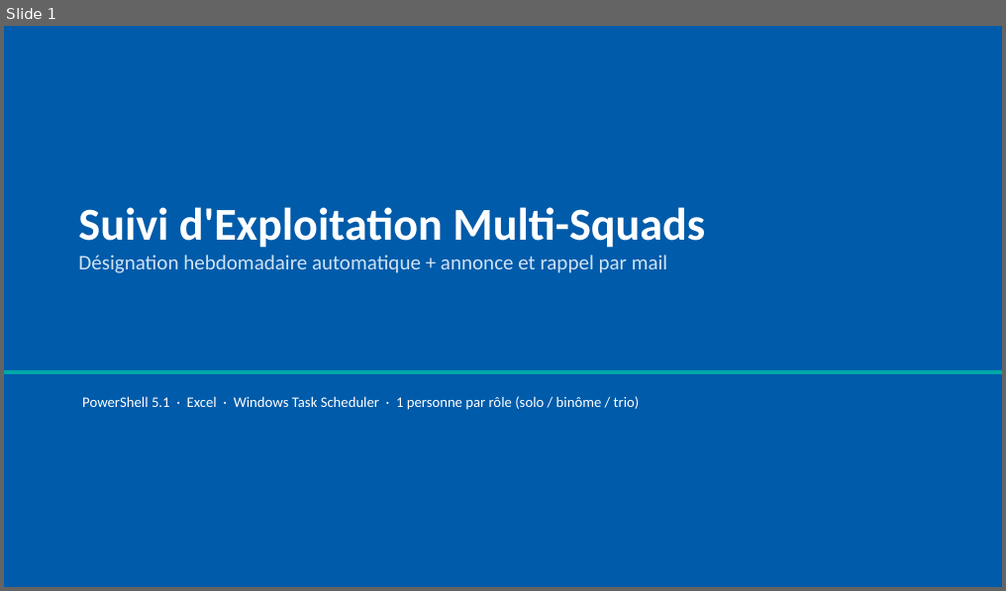
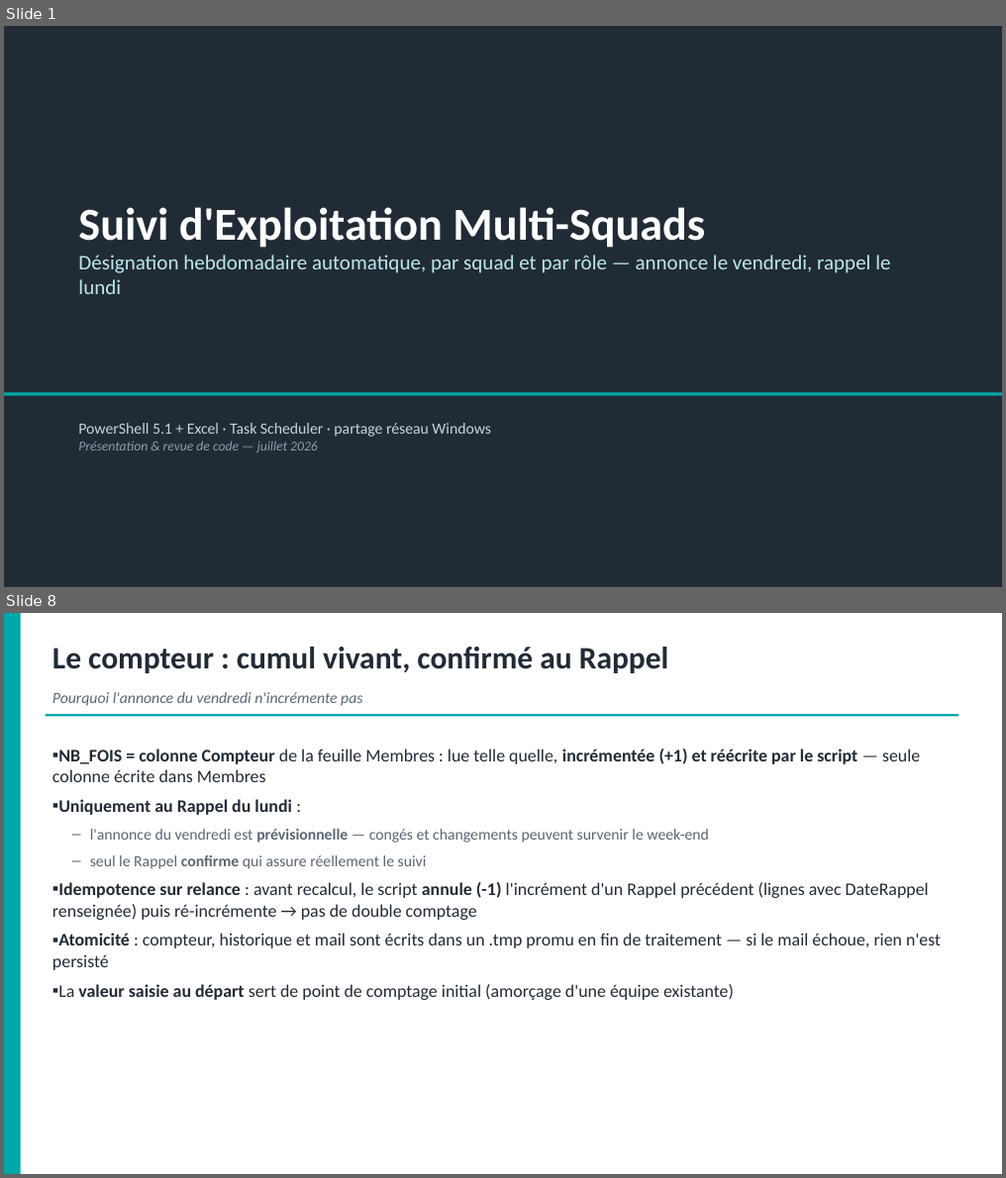
Before and after one commit to lucasyessad/mon_env, a slide deck: docs/Presentation-Suivi-Exploitation.pptx. Shown one above the other, each under a label of ours: slide 1 before the commit, slides 1 and 8 after it; the slides between them are not shown. The pictures are 1006x591 and 1006x1178 pixels, drawn with LibreOffice and Linux fonts; fonts in the diff are those of the drawing. Boxes give left, top, right and bottom in pixels: in the first picture for what was removed or moved away, otherwise in the second. Text is boxed around its words. In the diff, an @@ line names an element or a change of style, - is before the commit and + after.

```diff
--- a/docs/Presentation-Suivi-Exploitation.pptx
+++ b/docs/Presentation-Suivi-Exploitation.pptx
@@ slide 8 added at (x1=4, y1=613, x2=1002, y2=1174), background #FFFFFF @@
@@ rectangle added at (x1=4, y1=613, x2=21, y2=1174), fill #00A8A8 @@
@@ text added at (x1=53, y1=647, x2=669, y2=673), 30 pt, text #212B36, bold @@
+Le compteur : cumul vivant, confirmé au Rappel
@@ text added at (x1=53, y1=692, x2=362, y2=706), 15 pt, text #5A6672, italic @@
+Pourquoi l'annonce du vendredi n'incrémente pas
@@ rectangle added at (x1=46, y1=714, x2=958, y2=716), fill #00A8A8 @@
@@ text added at (x1=53, y1=749, x2=941, y2=1000), 17 pt, text #212B36 @@
+▪ NB_FOIS = colonne Compteur de la feuille Membres : lue telle quelle, incrémentée (+1) et réécrite par le script — seule colonne écrite dans Membres
+▪ Uniquement au Rappel du lundi :
+  – l'annonce du vendredi est prévisionnelle — congés et changements peuvent survenir le week-end
+  – seul le Rappel confirme qui assure réellement le suivi
+▪ Idempotence sur relance : avant recalcul, le script annule (-1) l'incrément d'un Rappel précédent (lignes avec DateRappel renseignée) puis ré-incrémente → pas de double comptage
+▪ Atomicité : compteur, historique et mail sont écrits dans un .tmp promu en fin de traitement — si le mail échoue, rien n'est persisté
+▪ La valeur saisie au départ sert de point de comptage initial (amorçage d'une équipe existante)
@@ slide 1 changed as well @@
@@ rectangle at (x1=4, y1=26, x2=1002, y2=587): fill #005BAA to #212B36 @@
@@ text at (x1=78, y1=255, x2=890, y2=294): text changed; text colour #CFE2F3 to #B9E8E8 @@
-Désignation hebdomadaire automatique + annonce et rappel par mail
+Désignation hebdomadaire automatique, par squad et par rôle — annonce le vendredi, rappel le lundi
@@ rectangle moved from (x1=4, y1=371, x2=1002, y2=374) to (x1=4, y1=393, x2=1002, y2=396) @@
@@ text at (x1=78, y1=423, x2=491, y2=453): text changed; size 14 to 15 pt; text colour #FFFFFF to #C9D3DC @@
-PowerShell 5.1 · Excel · Windows Task Scheduler · 1 personne par rôle (solo / binôme / trio)
+PowerShell 5.1 + Excel · Task Scheduler · partage réseau Windows
+Présentation & revue de code — juillet 2026
```
Also in this commit, not shown: 2 other slides changed, 9 other slides added, 8 slides removed, 2 other files.
